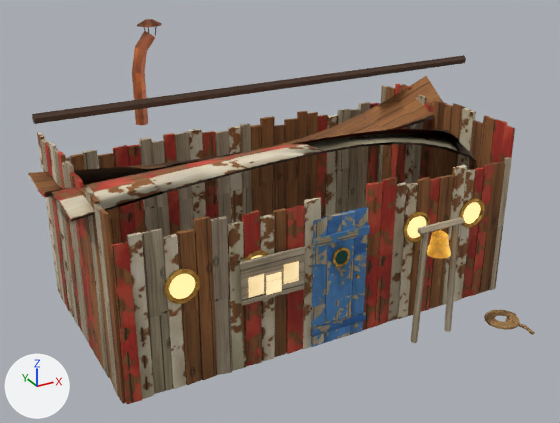
Two versions of the glTF model public/assets/world/workers_hut_l3/model.glb, one commit apart.
Before and after are seen from a camera (50 mm lens) standing at (-5.1, -8.72, 6.0) and looking at (-0.28, 0.04, 1.62). Lighting does not change. The marker at lower left points along +X, +Y and +Z. The picture after the commit comes second. Where no turn or scale is listed for an object, it has been applied to the vertices. Vertices at exactly the same position are counted once.

The first picture shows 'workers_hut_l3'.
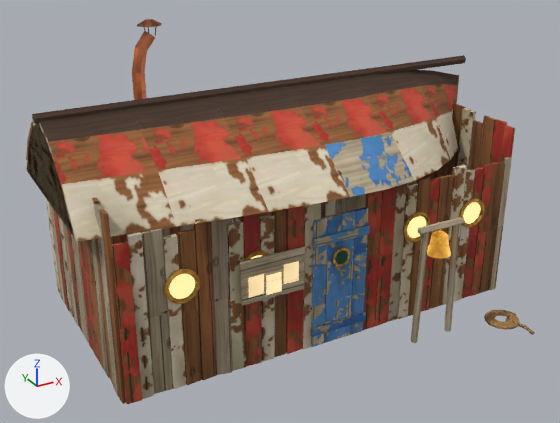
The newer file is also turned or shifted as a whole; pictures and numbers use the older file's frame.

The change, as a diff of the scene's bpy script:
```diff
--- a/public/assets/world/workers_hut_l3/model.glb.py
+++ b/public/assets/world/workers_hut_l3/model.glb.py
@@ me_workers_hut_l3 @@
 # used by ob_workers_hut_l3; location = (0.0, 0.0, 2.1)
-me_workers_hut_l3.from_pydata(...)  # 2385 vertices, 4444 faces; spans x -3.35..3.35, y -2.26..2.26, z -2.1..2.1
+me_workers_hut_l3.from_pydata(...)  # 2374 vertices, 4132 faces; spans x -3.35..3.35, y -2.26..2.51, z -2.1..2.1
+# me_workers_hut_l3 part 1: the loose piece of 196 vertices spanning x -3.3..3.3, y -0.67..1.91, z -0.41..0.73 is rebuilt with 185 vertices and now spans x -3.3..3.3, y -1.28..2.51, z -0.08..1.16
+# me_workers_hut_l3 part 2: 848 kept faces spanning x -3.35..3.35, y -1.6..2.26, z -2.1..2.04 get new vertex colours
+# other edits to the shape of me_workers_hut_l3 do not show in these pictures
 me_workers_hut_l3.materials.append(mat_cove_atlas)
```

Boxes [x1, y1, x2, y2] around the edits, measured in the pictures (560 x 423 px):
'workers_hut_l3', reshaped
    before: [28, 19, 535, 404]
    after: [25, 19, 535, 404]
part 1 of me_workers_hut_l3, rebuilt (18% taller)
    before: [28, 76, 476, 221]
    after: [25, 70, 459, 242]
part 2 of me_workers_hut_l3, recoloured
    both: [33, 66, 480, 272]
